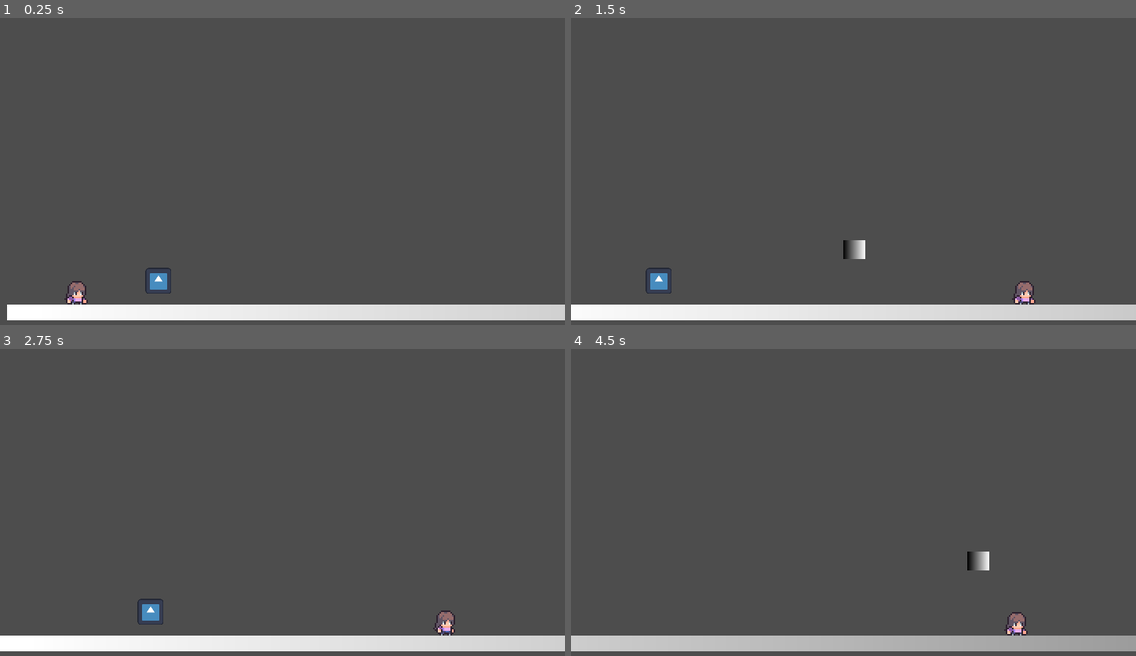
Above: before the commit, frames 1-4 (two rows, left to right).
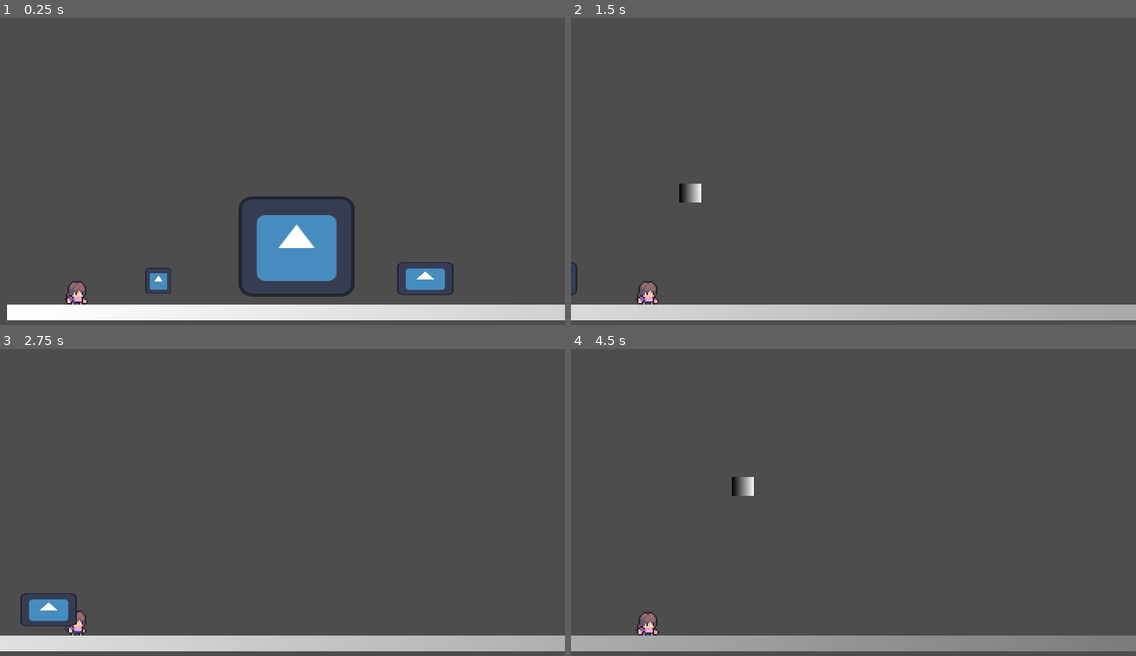
Above: after the commit, the same moments.

Repository: ajogerio/monkey-game
Game: Godot game, scene res://Scenes/game_scene.tscn
The game is run twice, just before and just after one commit, with the same random seed, the same clock (stepped at 60 frames per second) and the same inputs. This scene is started directly instead of the project's main scene. The engine's default icon, where the game draws it, is replaced by a stand-in: a white triangle on a blue panel in a dark square.
Inputs (mouse positions are in pixels of both pictures, inside the frame that each line leads up to):
- Up to frame 1 (0.25 s): no input
- Up to frame 2 (1.5 s): tap Enter at 0.5 s; move the mouse to (977, 168) at 0.52 s; hold D (move_right) from 0.53 s (still down); click (977, 168) at 0.6 s; tap W (jump) at 0.77 s; move the mouse to (740, 205) at 1.27 s; click (740, 205) at 1.35 s
- Up to frame 3 (2.75 s): tap W (jump) at 1.52 s; move the mouse to (339, 434) at 2.02 s; release D (move_right) at 2.03 s; hold A (move_left) from 2.03 s (still down); click (339, 434) at 2.1 s
- Up to frame 4 (4.5 s): move the mouse to (825, 594) at 2.77 s; release A (move_left) at 2.78 s; hold D (move_right) 2.78-4.28 s; click (825, 594) at 2.85 s; tap W (jump) at 3.02, 3.77 s; move the mouse to (1023, 573) at 3.52 s; click (1023, 573) at 3.6 s; move the mouse to (684, 462) at 4.27 s; hold A (move_left) from 4.28 s (still down); click (684, 462) at 4.35 s

The runs differ from the first frame. In frame 1, 4.4% of the frame differs, in the area x 42-81%, y 58-91%; in frame 2, 6.1%; in frame 3, 6.3%, in the area x 0-100%, y 79-99%; in frame 4, 5.9%.

Commit message:
wip: fix the camera panning

Diff:
--- a/Scenes/game_scene.tscn
+++ b/Scenes/game_scene.tscn
@@ -27,3 +27,13 @@
 drag_bottom_margin = 0.0
 script = ExtResource("3_rhkxv")
 player_node = NodePath("../Player")
+
+[node name="Icon2" type="Sprite2D" parent="."]
+position = Vector2(188, 157)
+scale = Vector2(0.578125, 0.5)
+texture = ExtResource("5_c87le")
+
+[node name="Icon3" type="Sprite2D" parent="."]
+position = Vector2(270, 177.5)
+scale = Vector2(0.28125, 0.164063)
+texture = ExtResource("5_c87le")
--- a/Scripts/camera.gd
+++ b/Scripts/camera.gd
@@ -1,15 +1,15 @@
 extends Camera2D
 
-@export var player_node: Node2D
-@export var deadzone_percent: float = 0.4
-
+@export var player_node: CharacterBody2D
+@export var deadzone_world: float = 45  # world units
 
 func _process(delta: float) -> void:
 	if not player_node:
 		return
 
 	var viewport_width = get_viewport().size.x
-	var deadzone_width = viewport_width * deadzone_percent
+	var viewport_left_edge_position = global_position.x - (viewport_width / 2)
+	var player_distance_from_viewport_left_edge = player_node.global_position.x - viewport_left_edge_position
 
-	if player_node.global_position.x > deadzone_width:
+	if player_distance_from_viewport_left_edge > deadzone_world:
 		global_position.x += player_node.velocity.x * delta
